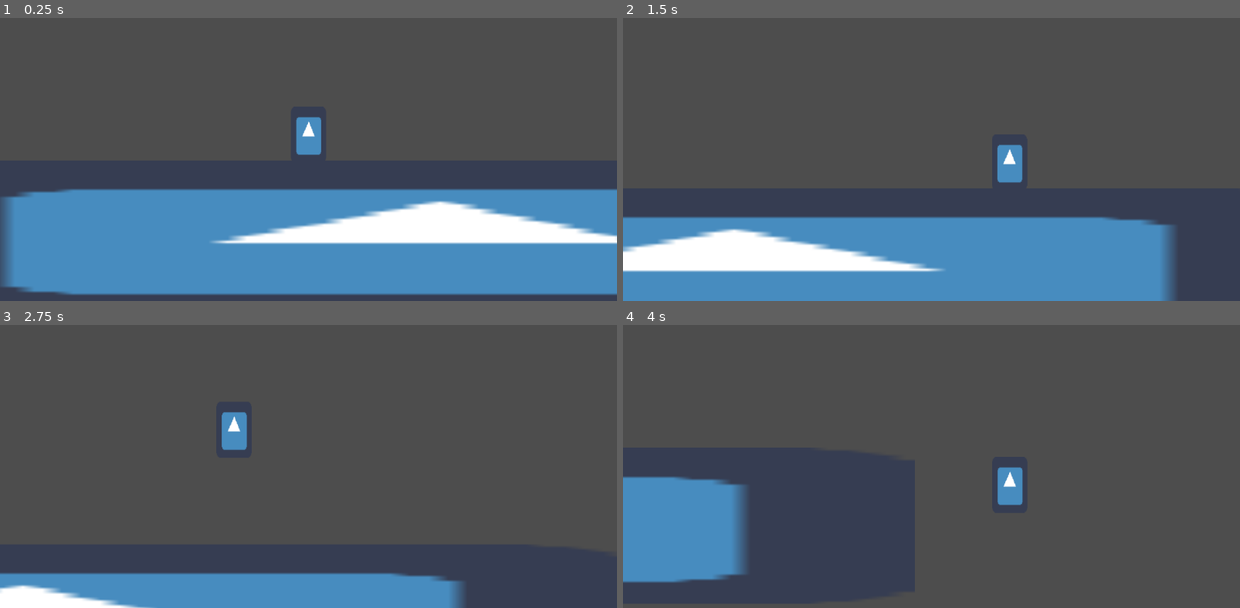
Above: before the commit, frames 1-4 (two rows, left to right).
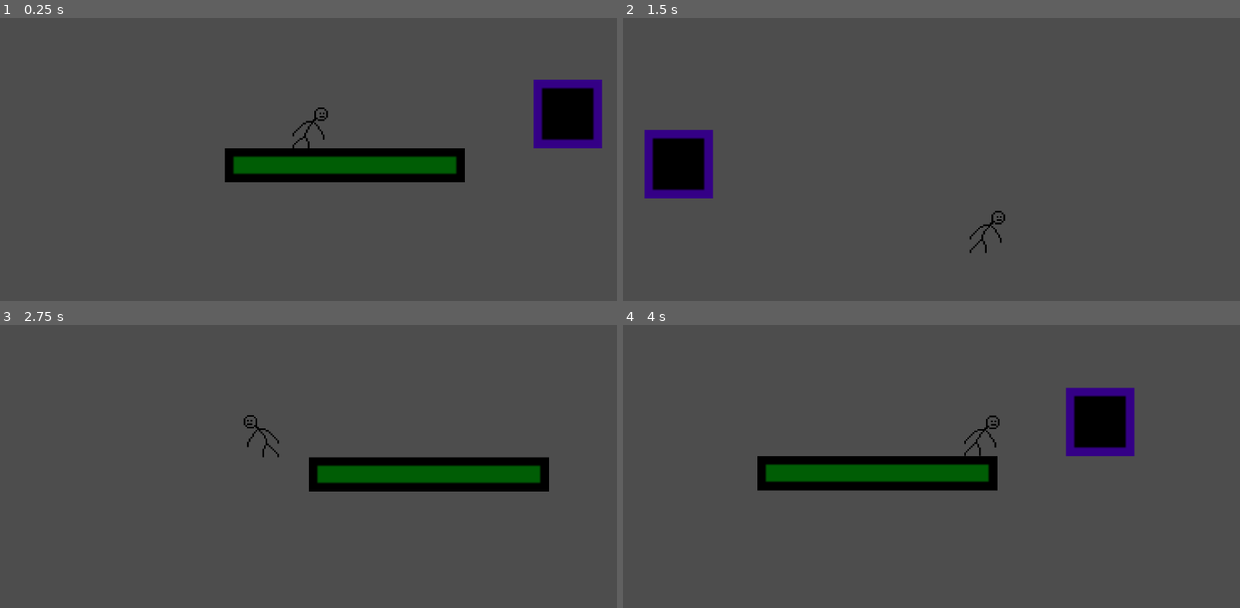
Above: after the commit, the same moments.

Repository: Varun-Ganeshkumar/Late-For-Work
Game: Godot game, scene res://scenes/level_1.tscn
Two runs of this game, one before a commit and one after it. Both use one fixed random seed, a clock stepped at 60 frames per second and the inputs below. The engine's default icon, where the game draws it, is replaced by a stand-in: a white triangle on a blue panel in a dark square.
Inputs:
- Up to frame 1 (0.25 s): no input
- Up to frame 2 (1.5 s): tap Enter at 0.5 s; hold Right (right) from 0.53 s (still down); tap E (slow, bound only after the commit) at 0.6 s; tap Space (jump) at 0.77, 0.8, 1.07, 1.35 s
- Up to frame 3 (2.75 s): tap Space (jump) at 1.52, 1.82, 2.3 s; tap E (slow, bound only after the commit) at 1.55, 2.1 s; release Right (right) at 2.03 s; hold Left (left) from 2.03 s (still down)
- Up to frame 4 (4 s): release Left (left) at 2.78 s; hold Right (right) from 2.78 s (still down); tap E (slow, bound only after the commit) at 2.85 s; tap Space (jump) at 3.02, 3.32, 3.6, 3.77 s

The runs differ from the first frame. In frame 1, 45% of the frame differs, in the area x 0-100%, y 21-98%; in frame 2, 30%; in frame 3, 15%; in frame 4, 15%.

Commit message:
art and mechanics

Diff:
--- a/project.godot
+++ b/project.godot
@@ -14,6 +14,10 @@
 run/main_scene="res://scenes/level_1.tscn"
 config/features=PackedStringArray("4.4", "GL Compatibility")
 config/icon="res://addons/icon.svg"
+
+[autoload]
+
+global="*res://scripts/global.gd"
 
 [editor_plugins]
 
@@ -50,6 +54,12 @@
 , Object(InputEventKey,"resource_local_to_scene":false,"resource_name":"","device":-1,"window_id":0,"alt_pressed":false …(186 unchanged characters)…
 ]
 }
+slow={
+"deadzone": 0.2,
+"events": [Object(InputEventKey,"resource_local_to_scene":false,"resource_name":"","device":-1,"window_id":0,"alt_pressed":false,"shift_pressed":false,"ctrl_pressed":false,"meta_pressed":false,"pressed":false,"keycode":0,"physical_keycode":69,"key_label":0,"unicode":101,"location":0,"echo":false,"script":null)
+, Object(InputEventKey,"resource_local_to_scene":false,"resource_name":"","device":-1,"window_id":0,"alt_pressed":false,"shift_pressed":false,"ctrl_pressed":false,"meta_pressed":false,"pressed":false,"keycode":0,"physical_keycode":90,"key_label":0,"unicode":122,"location":0,"echo":false,"script":null)
+]
+}
 
 [rendering]
 
--- /dev/null
+++ b/scenes/killzone.tscn
@@ -0,0 +1,14 @@
+[gd_scene load_steps=3 format=3 uid="uid://mra0as80hy6c"]
+
+[ext_resource type="Script" uid="uid://bdlmeg1njv855" path="res://scripts/killzone.gd" id="1_xlapc"]
+
+[sub_resource type="WorldBoundaryShape2D" id="WorldBoundaryShape2D_kl8fp"]
+distance = -37.0
+
+[node name="Killzone" type="Area2D"]
+script = ExtResource("1_xlapc")
+
+[node name="CollisionShape2D" type="CollisionShape2D" parent="."]
+shape = SubResource("WorldBoundaryShape2D_kl8fp")
+
+[connection signal="body_entered" from="." to="." method="_on_body_entered"]
--- a/scenes/level_1.tscn
+++ b/scenes/level_1.tscn
@@ -1,23 +1,57 @@
-[gd_scene load_steps=4 format=3 uid="uid://tm41n51r5cn0"]
+[gd_scene load_steps=6 format=4 uid="uid://tm41n51r5cn0"]
 
-[ext_resource type="Texture2D" uid="uid://c2figsjvtsgud" path="res://icon.png" id="1_bswci"]
+[ext_resource type="Texture2D" uid="uid://cbfr5b1kfyoh1" path="res://sprites/TileMapLateForWork(3).png" id="2_bswci"]
 [ext_resource type="PackedScene" uid="uid://cqlm5lrjjq35l" path="res://scenes/player.tscn" id="2_rus8k"]
+[ext_resource type="PackedScene" uid="uid://mra0as80hy6c" path="res://scenes/killzone.tscn" id="3_rus8k"]
 
-[sub_resource type="RectangleShape2D" id="RectangleShape2D_5xbjy"]
-size = Vector2(62, 63)
+[sub_resource type="TileSetAtlasSource" id="TileSetAtlasSource_rus8k"]
+texture = ExtResource("2_bswci")
+0:0/0 = 0
+0:0/0/physics_layer_0/polygon_0/points = PackedVector2Array(-8, -8, 8, -8, 8, 8, -8, 8)
+1:0/0 = 0
+1:0/0/physics_layer_0/polygon_0/points = PackedVector2Array(-8, -8, 8, -8, 8, 8, -8, 8)
+2:0/0 = 0
+2:0/0/physics_layer_0/polygon_0/points = PackedVector2Array(-8, -8, 8, -8, 8, 8, -8, 8)
+3:0/0 = 0
+3:0/0/physics_layer_0/polygon_0/points = PackedVector2Array(-8, -8, 8, -8, 8, 8, -8, 8)
+0:1/0 = 0
+0:1/0/physics_layer_0/polygon_0/points = PackedVector2Array(-8, -8, 8, -8, 8, 8, -8, 8)
+1:1/0 = 0
+1:1/0/physics_layer_0/polygon_0/points = PackedVector2Array(-8, -8, 8, -8, 8, 8, -8, 8)
+2:1/0 = 0
+2:1/0/physics_layer_0/polygon_0/points = PackedVector2Array(-8, -8, 8, -8, 8, 8, -8, 8)
+3:1/0 = 0
+3:1/0/physics_layer_0/polygon_0/points = PackedVector2Array(-8, -8, 8, -8, 8, 8, -8, 8)
+0:2/0 = 0
+0:2/0/physics_layer_0/polygon_0/points = PackedVector2Array(-8, -8, 8, -8, 8, 8, -8, 8)
+1:2/0 = 0
+1:2/0/physics_layer_0/polygon_0/points = PackedVector2Array(-8, -8, 8, -8, 8, 8, -8, 8)
+2:2/0 = 0
+2:2/0/physics_layer_0/polygon_0/points = PackedVector2Array(-8, -8, 8, -8, 8, 8, -8, 8)
+3:2/0 = 0
+3:2/0/physics_layer_0/polygon_0/points = PackedVector2Array(-8, -8, 8, -8, 8, 8, -8, 8)
+0:3/0 = 0
+0:3/0/physics_layer_0/polygon_0/points = PackedVector2Array(-8, -8, 8, -8, 8, 8, -8, 8)
+1:3/0 = 0
+1:3/0/physics_layer_0/polygon_0/points = PackedVector2Array(-8, -8, 8, -8, 8, 8, -8, 8)
+2:3/0 = 0
+2:3/0/physics_layer_0/polygon_0/points = PackedVector2Array(-8, -8, 8, -8, 8, 8, -8, 8)
+3:3/0 = 0
+3:3/0/physics_layer_0/polygon_0/points = PackedVector2Array(-8, -8, 8, -8, 8, 8, -8, 8)
+
+[sub_resource type="TileSet" id="TileSet_5xbjy"]
+physics_layer_0/collision_layer = 1
+sources/0 = SubResource("TileSetAtlasSource_rus8k")
 
 [node name="Level 1" type="Node2D"]
 position = Vector2(37, 40)
 
-[node name="StaticBody2D" type="StaticBody2D" parent="."]
-scale = Vector2(9.02434, 1.14013)
-
-[node name="CollisionShape2D" type="CollisionShape2D" parent="StaticBody2D"]
-position = Vector2(0, -0.5)
-shape = SubResource("RectangleShape2D_5xbjy")
-
-[node name="Sprite2D" type="Sprite2D" parent="StaticBody2D"]
-texture = ExtResource("1_bswci")
-
 [node name="Player" parent="." instance=ExtResource("2_rus8k")]
 position = Vector2(-57, -56)
+
+[node name="TileMapLayer" type="TileMapLayer" parent="."]
+tile_map_data = PackedByteArray("AAD6//3/AAAAAAEAAAD7//3/AAABAAEAAAD8//3/AAABAAEAAAD9//3/AAABAAEAAAD+//3/AAABAAEAAAD///3/AAABAAEAAAAAAP3/AAAAAAAAAAADAPv/AAABAAIAAAAEAPv/AAACAAIAAAADAPz/AAACAAMAAAAEAPz/AAADAAMAAAA=")
+tile_set = SubResource("TileSet_5xbjy")
+
+[node name="Killzone" parent="." instance=ExtResource("3_rus8k")]
+position = Vector2(-22, -54)
--- a/scenes/player.tscn
+++ b/scenes/player.tscn
@@ -1,22 +1,68 @@
-[gd_scene load_steps=4 format=3 uid="uid://cqlm5lrjjq35l"]
+[gd_scene load_steps=8 format=3 uid="uid://cqlm5lrjjq35l"]
 
-[ext_resource type="Texture2D" uid="uid://c2figsjvtsgud" path="res://icon.png" id="1_4flbx"]
 [ext_resource type="Script" uid="uid://b6v0y33ayrx8y" path="res://scripts/player.gd" id="1_g2els"]
+[ext_resource type="Texture2D" uid="uid://bko8k8ovwp6ak" path="res://sprites/New Piskel(5).png" id="2_g2els"]
 
-[sub_resource type="CapsuleShape2D" id="CapsuleShape2D_onrkg"]
-radius = 8.0
-height = 24.0
+[sub_resource type="AtlasTexture" id="AtlasTexture_qhqgy"]
+atlas = ExtResource("2_g2els")
+region = Rect2(0, 0, 192, 192)
+
+[sub_resource type="AtlasTexture" id="AtlasTexture_dqkch"]
+atlas = ExtResource("2_g2els")
+region = Rect2(192, 0, 192, 192)
+
+[sub_resource type="AtlasTexture" id="AtlasTexture_qlg0r"]
+atlas = ExtResource("2_g2els")
+region = Rect2(384, 0, 192, 192)
+
+[sub_resource type="AtlasTexture" id="AtlasTexture_tuyoq"]
+atlas = ExtResource("2_g2els")
+region = Rect2(576, 0, 192, 192)
+
+[sub_resource type="SpriteFrames" id="SpriteFrames_fjrip"]
+animations = [{
+"frames": [{
+"duration": 1.0,
+"texture": SubResource("AtlasTexture_qhqgy")
+}, {
+"duration": 1.0,
+"texture": SubResource("AtlasTexture_dqkch")
+}, {
+"duration": 1.0,
+"texture": SubResource("AtlasTexture_qlg0r")
+}, {
+"duration": 1.0,
+"texture": SubResource("AtlasTexture_tuyoq")
+}],
+"loop": true,
+"name": &"default",
+"speed": 7.0
+}]
 
 [node name="Player" type="CharacterBody2D"]
 script = ExtResource("1_g2els")
 
-[node name="Sprite2D" type="Sprite2D" parent="."]
-scale = Vector2(0.2588, 0.408028)
-texture = ExtResource("1_4flbx")
-
-[node name="CollisionShape2D" type="CollisionShape2D" parent="."]
-shape = SubResource("CapsuleShape2D_onrkg")
-
 [node name="Camera2D" type="Camera2D" parent="."]
 zoom = Vector2(4, 4)
 position_smoothing_enabled = true
+
+[node name="AnimatedSprite2D" type="AnimatedSprite2D" parent="."]
+position = Vector2(2, -1)
+scale = Vector2(0.13151, 0.13151)
+sprite_frames = SubResource("SpriteFrames_fjrip")
+autoplay = "default"
+
+[node name="CollisionPolygon2D" type="CollisionPolygon2D" parent="."]
+polygon = PackedVector2Array(-9, 10, 8, 10, 9, -9, 1, -7, -8, 1)
+
+[node name="CoyoteTime" type="Timer" parent="."]
+wait_time = 0.1
+one_shot = true
+
+[node name="SlowTime" type="Timer" parent="."]
+wait_time = 0.065
+one_shot = true
+ignore_time_scale = true
+
+[connection signal="timeout" from="CoyoteTime" to="." method="_on_coyote_time_timeout"]
+[connection signal="timeout" from="SlowTime" to="." method="_on_slow_time_timeout"]
--- /dev/null
+++ b/scripts/global.gd
@@ -0,0 +1,3 @@
+extends Node
+
+var coyote_time := true
--- /dev/null
+++ b/scripts/killzone.gd
@@ -0,0 +1,7 @@
+extends Area2D
+
+
+
+func _on_body_entered(body: Node2D) -> void:
+	print("dead")
+	get_tree().reload_current_scene()
--- a/scripts/player.gd
+++ b/scripts/player.gd
@@ -1,24 +1,52 @@
 extends CharacterBody2D
 
 
-const SPEED = 200.0
+const SPEED = 150.0
 const JUMP_VELOCITY = -300.0
 
+@onready var animated_sprite_2d: AnimatedSprite2D = $AnimatedSprite2D
+@onready var coyote_time: Timer = $CoyoteTime
+@onready var slow_time: Timer = $SlowTime
 
 func _physics_process(delta: float) -> void:
+	var was_on_floor = is_on_floor()
 	# Add the gravity.
-	if not is_on_floor():
+	if not is_on_floor() && global.coyote_time == false:
 		velocity += get_gravity() * delta
 
 	# Handle jump.
-	if Input.is_action_just_pressed("jump") and is_on_floor():
+	if Input.is_action_just_pressed("jump") and (is_on_floor() || global.coyote_time):
 		velocity.y = JUMP_VELOCITY
-
+		if global.coyote_time:
+			global.coyote_time = false
+	# Main time mechanic
+	if Input.is_action_just_pressed("slow"):
+		Engine.time_scale = 2
+		slow_time.start()
+	if Engine.time_scale < 1:
+		Engine.time_scale = 1
 	# Get the input direction and handle the movement/deceleration.
 	var direction := Input.get_axis("left", "right")
 	if direction:
 		velocity.x = direction * SPEED
 	else:
 		velocity.x = move_toward(velocity.x, 0, SPEED)
+	# Flips sprite
+	if direction > 0:
+		animated_sprite_2d.flip_h = false
+	elif direction < 0:
+		animated_sprite_2d.flip_h = true
+	move_and_slide()
+	if was_on_floor && !is_on_floor() && velocity.y >= 0:
+		global.coyote_time = true
+		coyote_time.start()
+# Adds coyote time for better movement
+func _on_coyote_time_timeout() -> void:
+	global.coyote_time = false
 
-	move_and_slide()
+func _on_slow_time_timeout() -> void:
+	if Engine.time_scale == 1:
+		pass
+	elif Engine.time_scale != 1:
+		Engine.time_scale = Engine.time_scale - 0.01
+		slow_time.start()
Not shown, added: scripts/global.gd.uid
Not shown, added: scripts/killzone.gd.uid
Binary file added: sprites/New Piskel(5).png
Not shown, added: sprites/New Piskel(5).png.import
Binary file added: sprites/TileMapLateForWork(1).png
Not shown, added: sprites/TileMapLateForWork(1).png.import
Binary file added: sprites/TileMapLateForWork(3).png
Not shown, added: sprites/TileMapLateForWork(3).png.import
Not shown, added: TileMapLateForWork-20250812-101603.piskel
Not shown, added: sprites/TileMapLateForWork-20250812-101603.piskel
